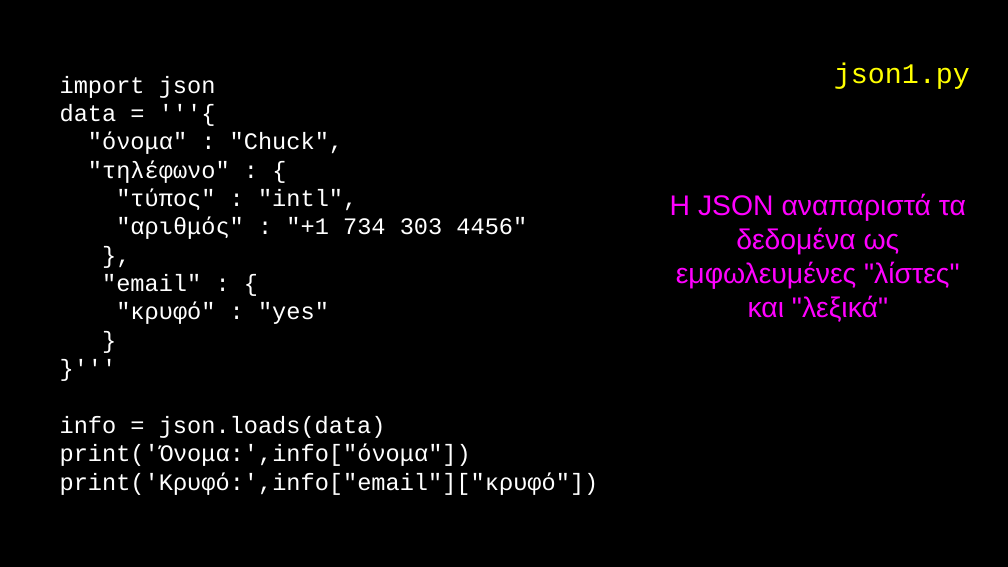
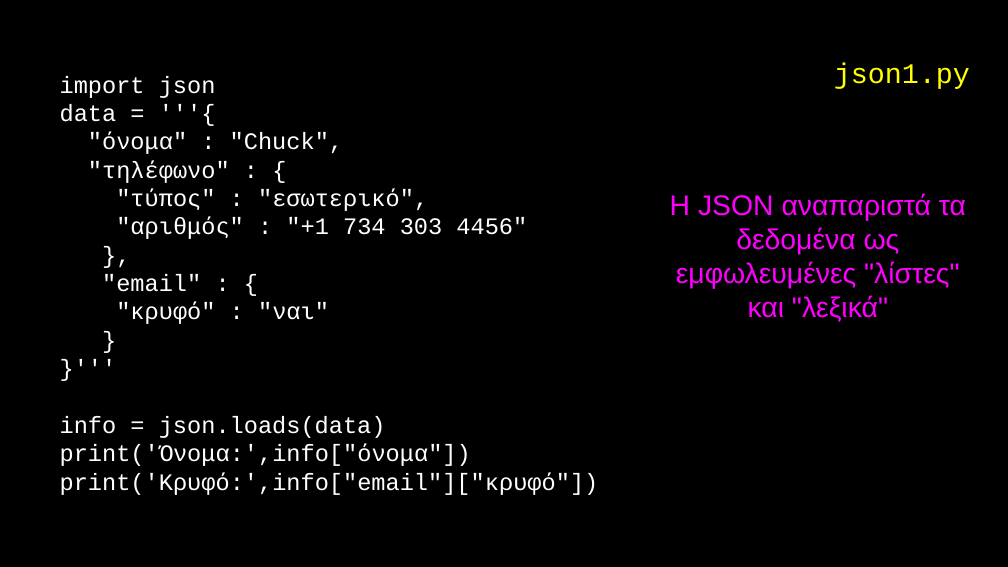
Before and after one commit to csev/py4e, a slide deck: slide 33 of lectures3/gr/Pythonlearn-13-WebServices.pptx. Drawn at 1008x567 pixels with LibreOffice and Linux fonts; fonts in the diff are those of the drawing. Boxes give left, top, right and bottom in pixels: in the first picture for what was removed or moved away, otherwise in the second. Text is boxed around its words. In the diff, an @@ line names an element or a change of style, - is before the commit and + after.

```diff
--- a/lectures3/gr/Pythonlearn-13-WebServices.pptx
+++ b/lectures3/gr/Pythonlearn-13-WebServices.pptx
@@ text at <box>116,189,428,211</box>: text changed @@
-"τύπος" : "intl",
+"τύπος" : "εσωτερικό",
@@ text at <box>116,302,329,324</box>: text changed @@
-"κρυφό" : "yes"
+"κρυφό" : "ναι"
```
Also in this commit, not shown: 4 other slides changed.
